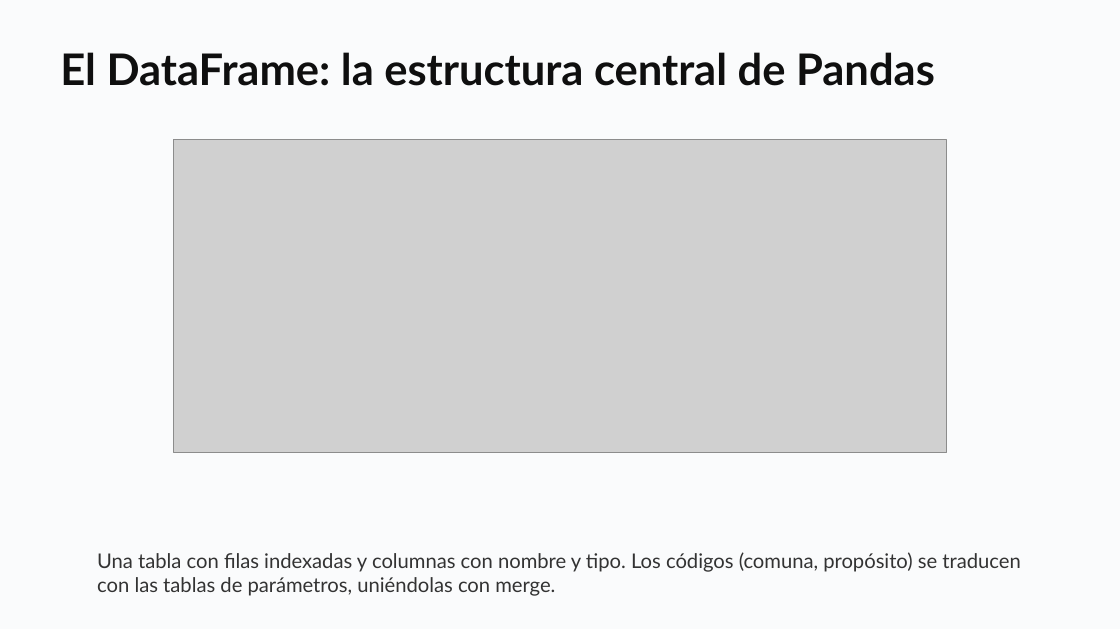
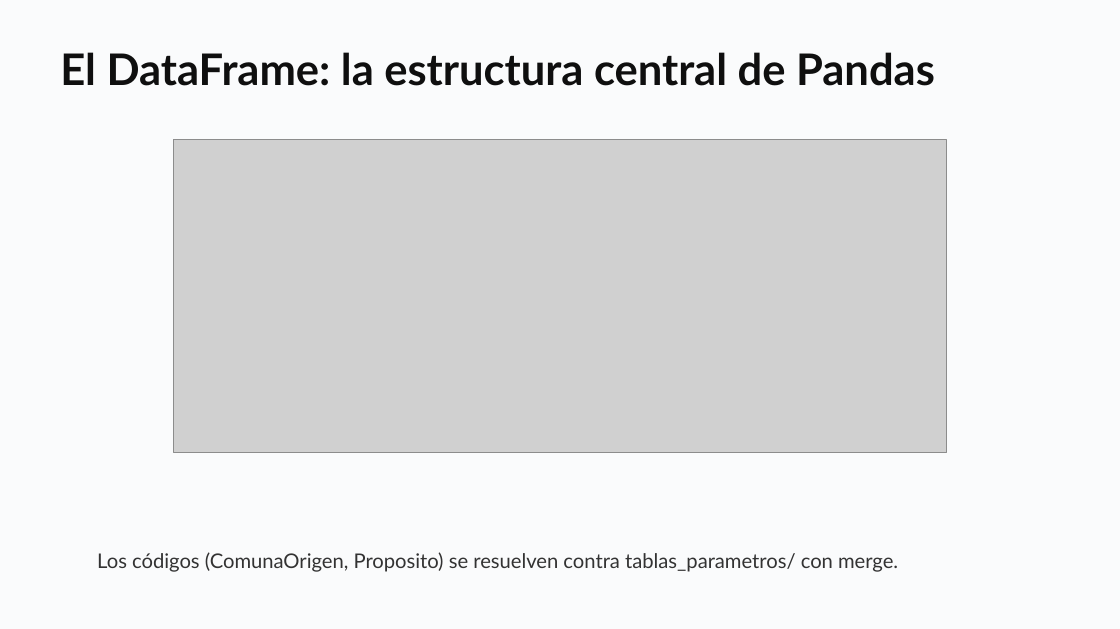
Before and after one commit to daniopitz/cienciadatos, a slide deck: slide 21 of presentaciones/clase02_pandas_eda.pptx. Drawn at 1120x629 pixels with LibreOffice and Linux fonts; fonts in the diff are those of the drawing; grey boxes stand for pictures. Boxes give left, top, right and bottom in pixels: in the first picture for what was removed or moved away, otherwise in the second. Text is boxed around its words. In the diff, an @@ line names an element or a change of style, - is before the commit and + after.

```diff
--- a/presentaciones/clase02_pandas_eda.pptx
+++ b/presentaciones/clase02_pandas_eda.pptx
@@ text at [97,552,898,572]: text changed @@
-Una tabla con filas indexadas y columnas con nombre y tipo. Los códigos (comuna, propósito) se traducen con las tablas de parámetros, uniéndolas con merge.
+Los códigos (ComunaOrigen, Proposito) se resuelven contra tablas_parametros/ con merge.
```
Also in this commit, not shown: 1 other slide changed, 1 other file.
